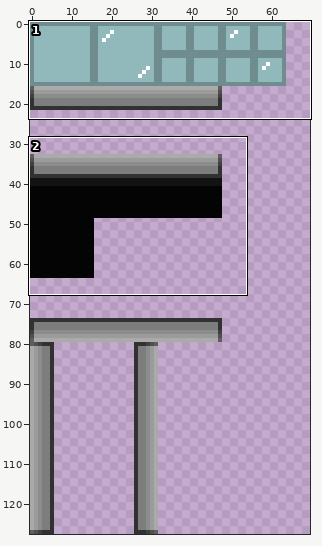
Sprite sheet, stored at assets/sprites/PhaseShift_LabTiles.png. Above: a wide view before the commit, with the close-up outlined.
Close-up. Before the edit:
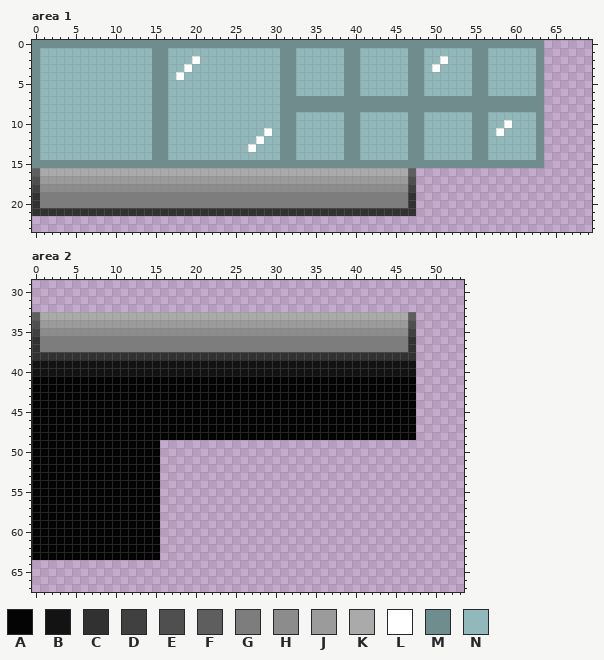
The file is 128x128 pixels. Colours within 5 levels of each other are drawn and written as one. Shown: area 1: x 0..69, y 0..23; area 2: x 0..53, y 29..67. The wide view leaves out empty margins. The commit also changed other parts of the picture, which this record leaves out.
Palette (. is transparent): A #040404  B #131313  C #313131  D #404040  E #4f4f4f  F #5e5e5e  G #7d7d7d  H #8c8c8c  J #9b9b9b  K #aaaaaa  L #ffffff  M #6f8c8e  N #91b8bb
The result:
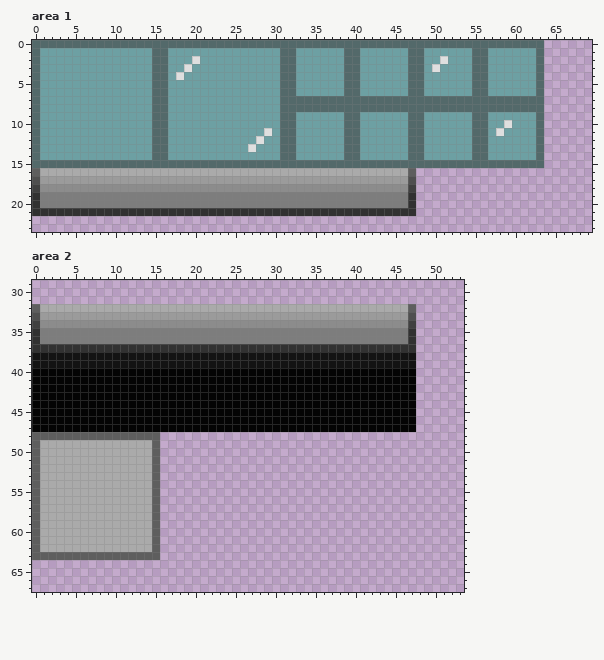
From old to new:
colour L: #ffffff -> #dfdfdf
colour M: #6f8c8e -> #53696a
colour N: #91b8bb -> #6da0a3
Changed rows in their new state; - is a pixel that keeps its letter.
Area 2:
first column x 0:
32 FKKKKKKKKKKKKKKKKKKKKKKKKKKKKKKKKKKKKKKKKKKKKKKF
33 EJJJJJJJJJJJJJJJJJJJJJJJJJJJJJJJJJJJJJJJJJJJJJJE
34 DHHHHHHHHHHHHHHHHHHHHHHHHHHHHHHHHHHHHHHHHHHHHHHD
35 CGGGGGGGGGGGGGGGGGGGGGGGGGGGGGGGGGGGGGGGGGGGGGGC
37 -CCCCCCCCCCCCCCCCCCCCCCCCCCCCCCCCCCCCCCCCCCCCCC-
38 BBBBBBBBBBBBBBBBBBBBBBBBBBBBBBBBBBBBBBBBBBBBBBBB
40 AAAAAAAAAAAAAAAAAAAAAAAAAAAAAAAAAAAAAAAAAAAAAAAA
first column x 0:
48 FFFFFFFFFFFFFFFF................................
49 FKKKKKKKKKKKKKKF--------------------------------
50 FKKKKKKKKKKKKKKF--------------------------------
51 FKKKKKKKKKKKKKKF--------------------------------
52 FKKKKKKKKKKKKKKF--------------------------------
53 FKKKKKKKKKKKKKKF--------------------------------
54 FKKKKKKKKKKKKKKF--------------------------------
55 FKKKKKKKKKKKKKKF--------------------------------
56 FKKKKKKKKKKKKKKF--------------------------------
57 FKKKKKKKKKKKKKKF--------------------------------
58 FKKKKKKKKKKKKKKF--------------------------------
59 FKKKKKKKKKKKKKKF--------------------------------
60 FKKKKKKKKKKKKKKF--------------------------------
61 FKKKKKKKKKKKKKKF--------------------------------
62 FKKKKKKKKKKKKKKF--------------------------------
63 FFFFFFFFFFFFFFFF--------------------------------
Changed places in both close-ups, as pixel boxes (x1, y1, x2, y2):
changed: (32, 40, 544, 168)
changed: (32, 304, 416, 376)
changed: (32, 432, 416, 560)
